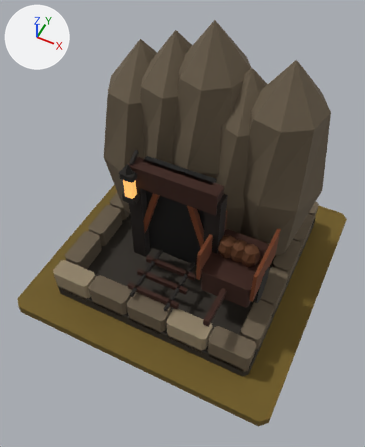
Before and after pictures for a commit that changed the glTF model art/mine_t6/mine_t6.glb.
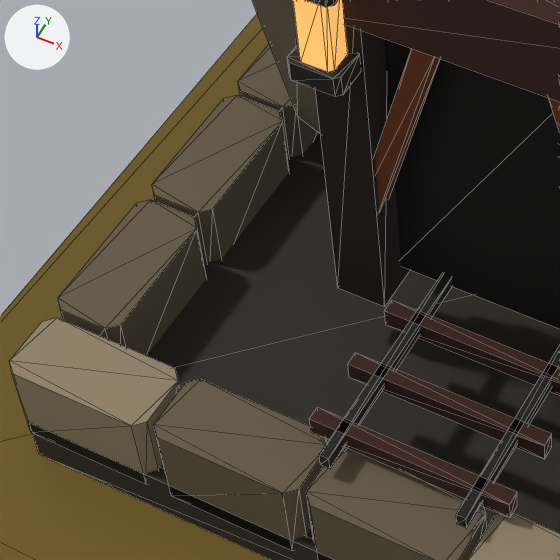
Each version is shown whole from a camera (50 mm lens) standing at (0.681, -1.484, 2.131) and looking at (0.023, -0.168, 0.485), then close up on the part from 14% to 52% of the width and 41% to 72% of the height. Every picture has the same lights, and +X, +Y and +Z are marked at upper left. The older version's two pictures come first. The close-ups show mesh edges as thin lines.

The older version as bpy lines, for what is in view:
```python
me_mmr___mine___t06_architecture_mesh_001 = bpy.data.meshes.new('MMR | mine | T06 Architecture Mesh.001')
me_mmr___mine___t06_architecture_mesh_001.from_pydata(...)  # 780 vertices, 1340 faces; spans x -0.517..0.525, y -0.516..0.5, z 0.0..1.207
# faces by material slot: [1312, 28]
me_mmr___mine___t06_architecture_mesh_001.materials.append(mat_mmr___shared_palette_atlas)  # picture img_mmr_shared_color_palette_64
me_mmr___mine___t06_architecture_mesh_001.materials.append(mat_mmr___amber)  # orange #ffc06a, glowing orange #daa459
me_mmr___mine___tier_06_ground_mesh_001 = bpy.data.meshes.new('MMR | mine | Tier 06 Ground Mesh.001')
me_mmr___mine___tier_06_ground_mesh_001.from_pydata(...)  # 16 vertices, 28 faces; spans x -0.65..0.65, y -0.65..0.65, z -0.05..0.0
me_mmr___mine___tier_06_ground_mesh_001.materials.append(mat_mmr___shared_palette_atlas)  # picture img_mmr_shared_color_palette_64
ob_mmr___mine___t06_architecture_001 = bpy.data.objects.new('MMR | mine | T06 Architecture.001', me_mmr___mine___t06_architecture_mesh_001)
ob_mmr___mine___t06_architecture_001.location = (0.0, 0.0, 0.05)
ob_mmr___mine___tier_06_ground_001 = bpy.data.objects.new('MMR | mine | Tier 06 Ground.001', me_mmr___mine___tier_06_ground_mesh_001)
ob_mmr___mine___tier_06_ground_001.location = (0.0, 0.0, 0.05)
```
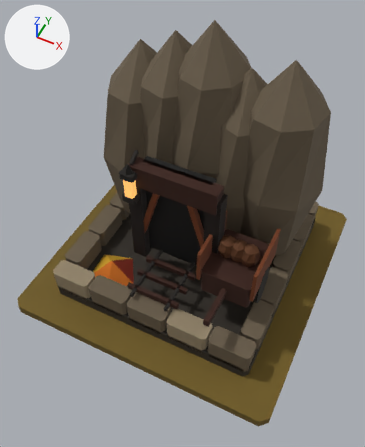
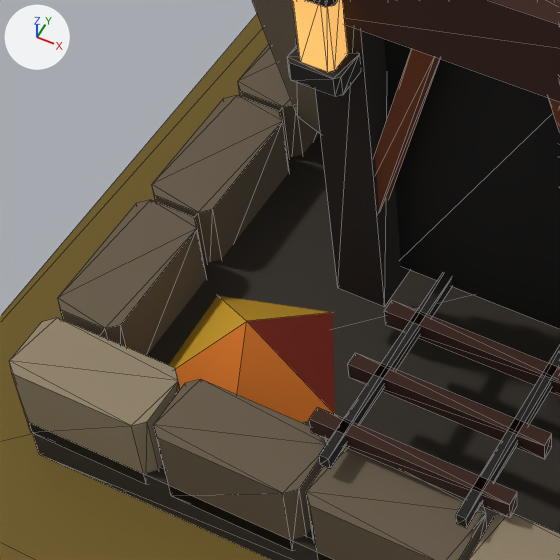
The change, as a diff of the scene's bpy script:
```diff
--- a/art/mine_t6/mine_t6.glb.py
+++ b/art/mine_t6/mine_t6.glb.py
@@ me_mmr___mine___t06_autumn_dressing_001 @@
+me_mmr___mine___t06_autumn_dressing_001.from_pydata(...)  # 6 vertices, 5 faces; spans x -0.388..-0.153, y -0.417..-0.189, z 0.062..0.162
+me_mmr___mine___t06_autumn_dressing_001.materials.append(mat_mmr___shared_palette_atlas)  # picture img_mmr_shared_color_palette_64
@@ ob_mmr___mine___t06_autumn_dressing_001 @@
+ob_mmr___mine___t06_autumn_dressing_001 = bpy.data.objects.new('MMR | mine | T06 Autumn Dressing.001', me_mmr___mine___t06_autumn_dressing_001)
+ob_mmr___mine___t06_autumn_dressing_001.location = (0.0, 0.0, 0.05)
```

Changed parts and their boxes (x1, y1, x2, y2) in the close-ups (560 x 560 px):
'MMR | mine | T06 Autumn Dressing.001', added
    after: (168, 296, 335, 422)
